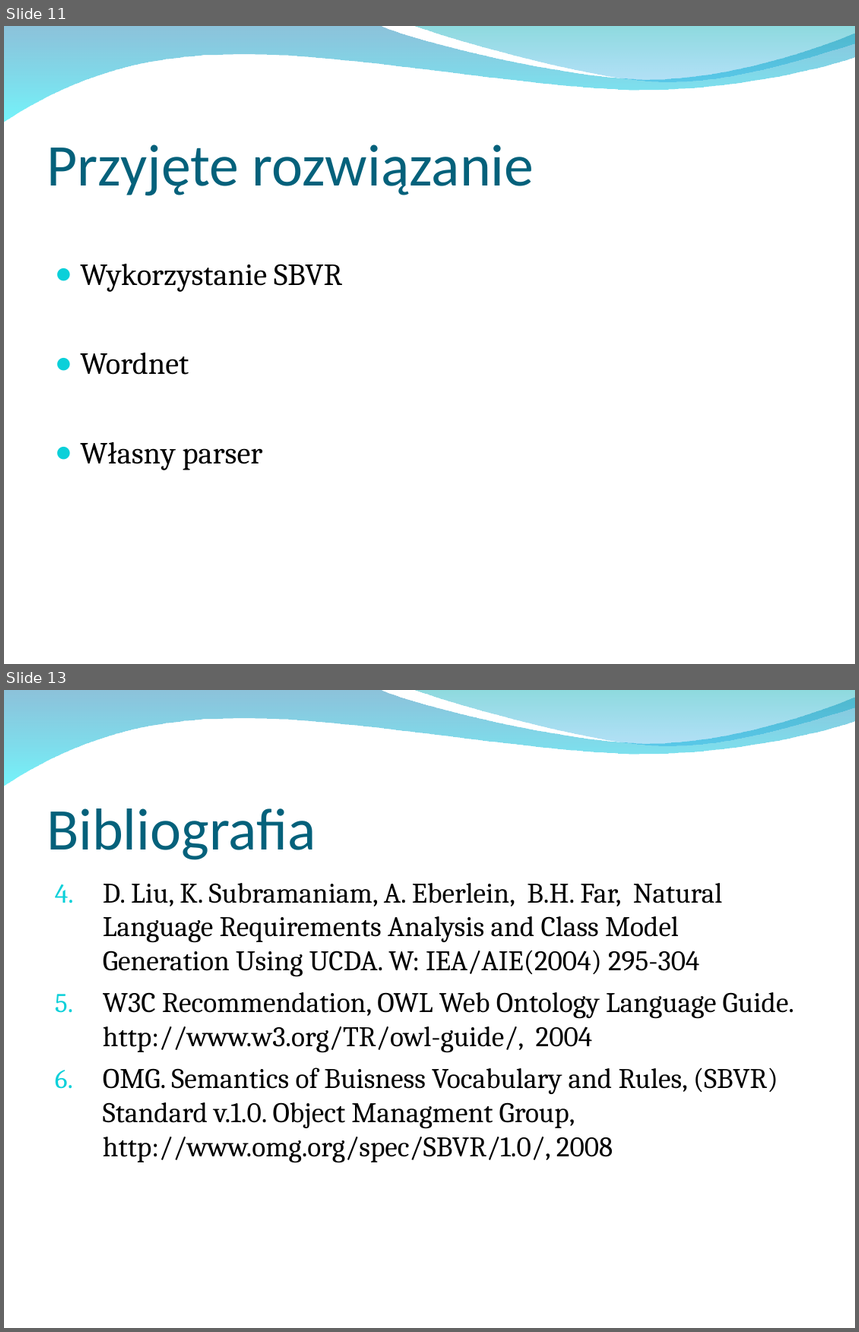
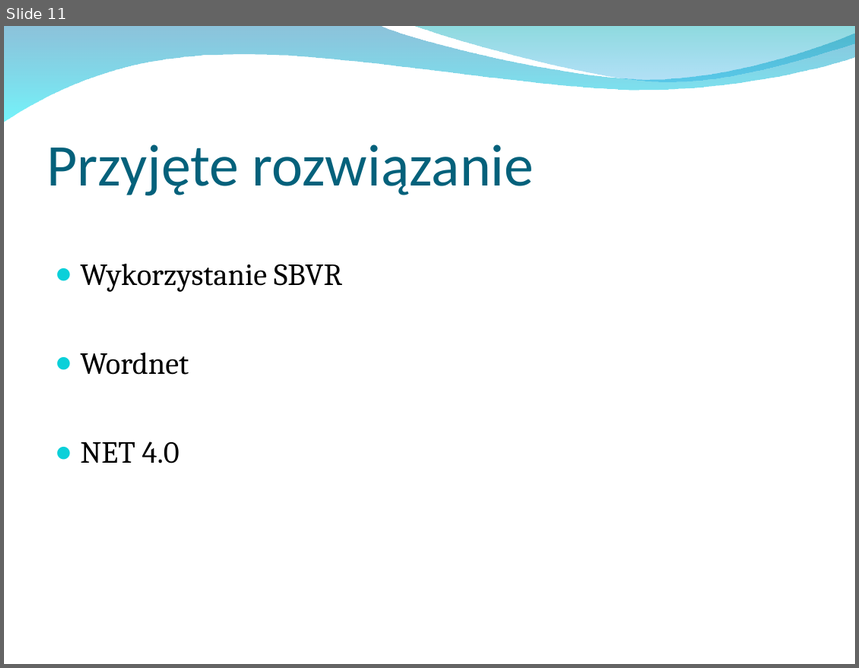
Before and after one commit to ges0/mgr, a slide deck: prezentacje/Seminarium1.ppt. Shown one above the other, each under a label of ours: slides 11 and 13 before the commit, slide 11 after it; the slides between them are not shown. The pictures are 859x1332 and 859x668 pixels, drawn with LibreOffice and Linux fonts; fonts in the diff are those of the drawing; background and template pictures are left out. Boxes give left, top, right and bottom in pixels: in the first picture for what was removed or moved away, otherwise in the second. Text is boxed around its words. In the diff, an @@ line names an element or a change of style, - is before the commit and + after.

```diff
--- a/prezentacje/Seminarium1.ppt
+++ b/prezentacje/Seminarium1.ppt
@@ slide 13 removed at bbox=[4, 690, 855, 1328], background picture (left out); not listed: 2 template elements that a slide beside it also shows @@
@@ title removed at bbox=[47, 809, 316, 860] @@
-Bibliografia
@@ text removed at bbox=[103, 883, 794, 1163] @@
-4. D. Liu, K. Subramaniam, A. Eberlein, B.H. Far, Natural Language Requirements Analysis and Class Model Generation Using UCDA. W: IEA/AIE(2004) 295-304
-5. W3C Recommendation, OWL Web Ontology Language Guide. http://www.w3.org/TR/owl-guide/, 2004
-6. OMG. Semantics of Buisness Vocabulary and Rules, (SBVR) Standard v.1.0. Object Managment Group, http://www.omg.org/spec/SBVR/1.0/, 2008
@@ slide 11 changed as well @@
@@ text at bbox=[80, 442, 180, 464]: text changed @@
-● Własny parser
+● NET 4.0
```
Also in this commit, not shown: 6 other slides changed, 1 slide added, 2 other slides removed.
